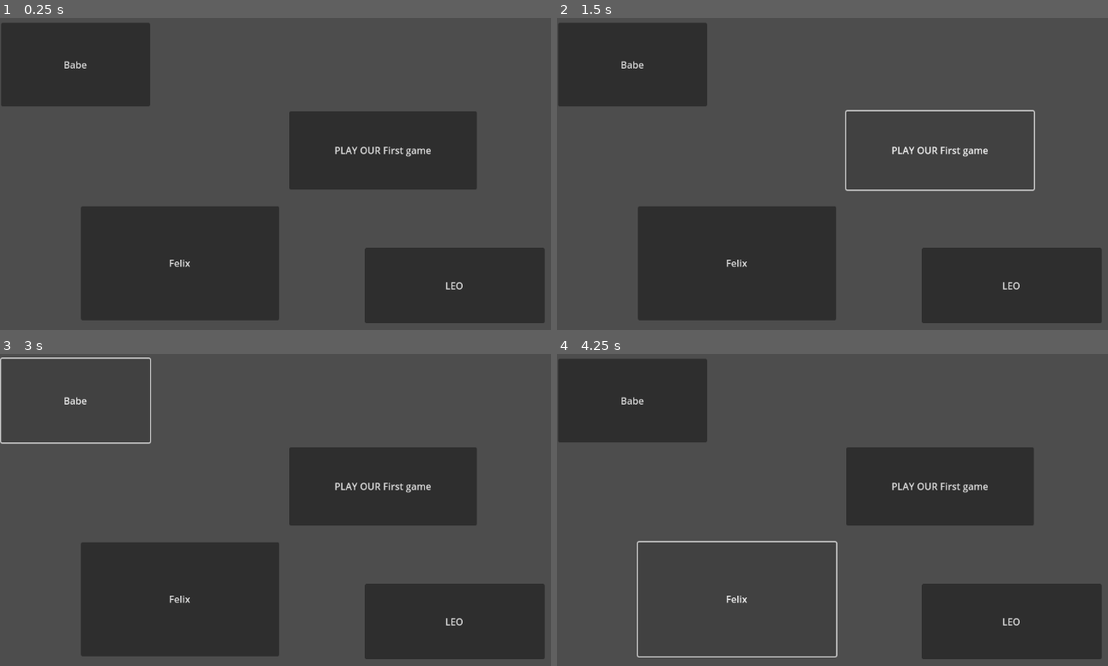
Above: before the commit, frames 1-4 (two rows, left to right).
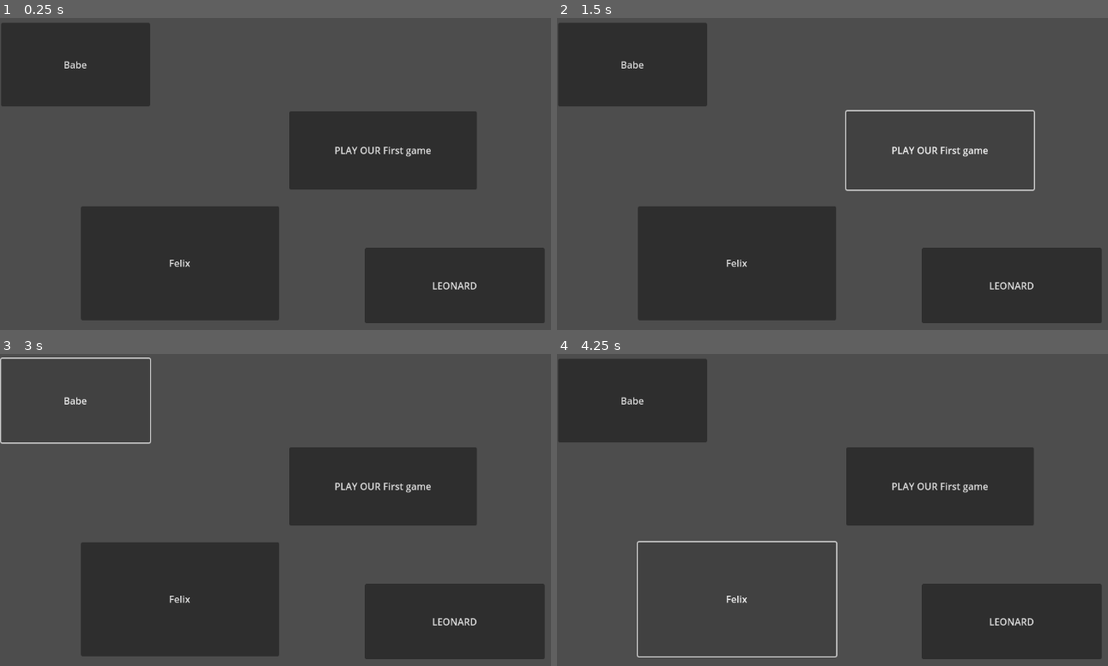
Above: after the commit, the same moments.

Repository: chemicallove123/VerCon
Game: Godot game, scene res://node_2d.tscn
Same seed, same stepped clock (60 frames per second), same inputs: the game is played once before the commit and once after it.
Inputs:
- Up to frame 1 (0.25 s): no input
- Up to frame 2 (1.5 s): click "LEO" (after the commit: "LEONARD") at 0.5 s; click "PLAY OUR First game" at 1.25 s
- Up to frame 3 (3 s): click "PLAY OUR First game" at 2 s; click "Babe" at 2.75 s
- Up to frame 4 (4.25 s): click "Felix" at 3.5 s

The runs differ from the first frame. In frame 1, 0.1% of the frame differs, in the area x 78-87%, y 84-88%; in frame 2, 0.1%; in frame 3, 0.1%; in frame 4, 0.1%.

Commit message:
Update node_2d.tscn
XD

Diff:
--- a/node_2d.tscn
+++ b/node_2d.tscn
@@ -32,4 +32,5 @@
 offset_top = 396.0
 offset_right = 941.0
 offset_bottom = 523.0
-text = "LEO"
+text = "LEONARD
+"
